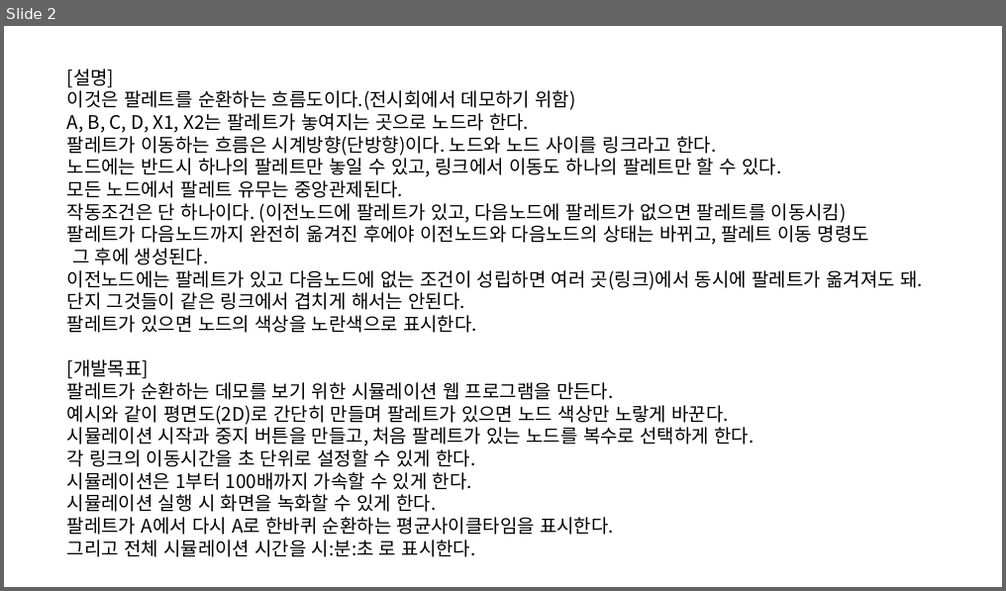
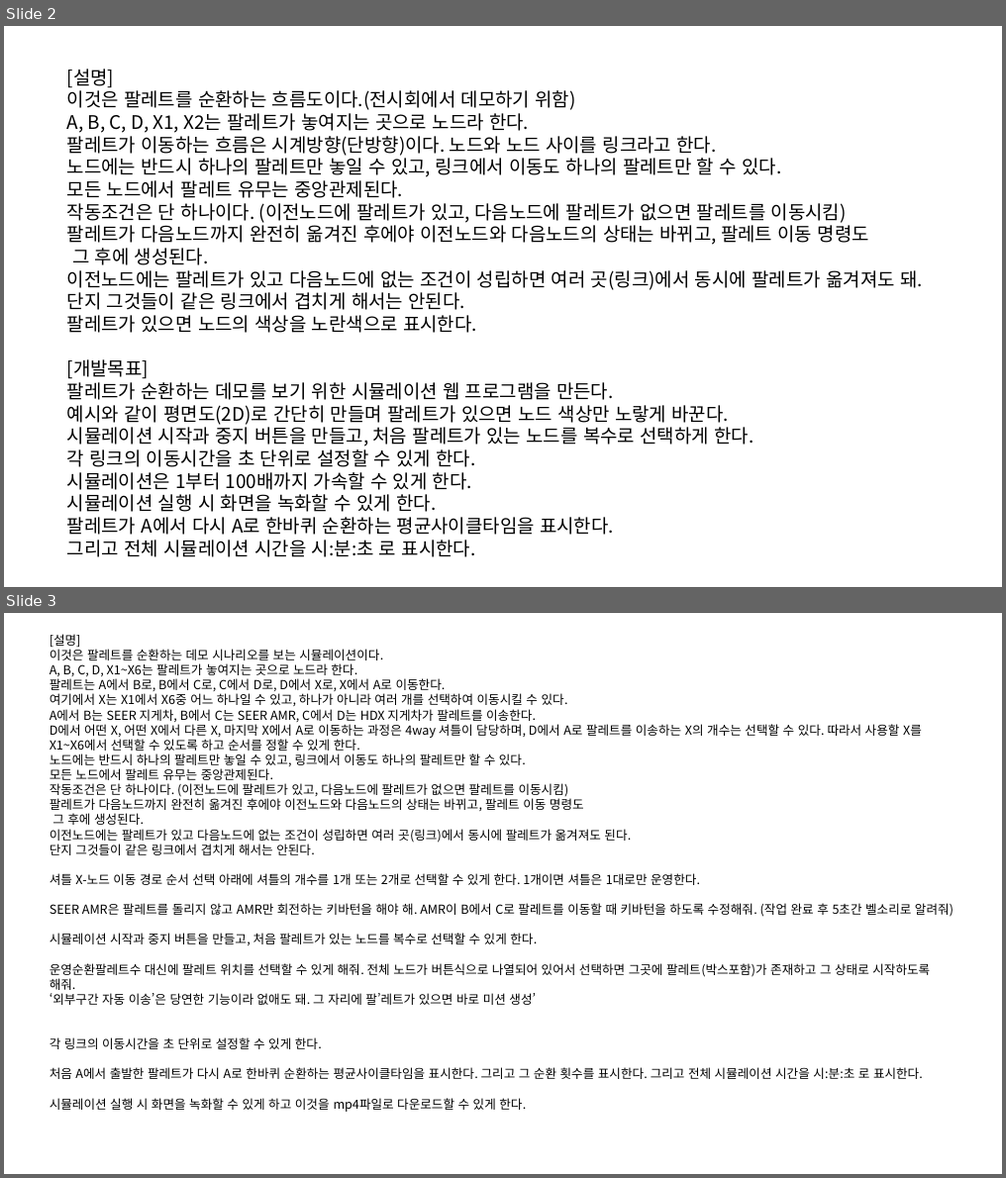
Before and after one commit to patrickmoon75/AI-Expo-Demo, a slide deck: 개발계획.pptx. Shown one above the other, each under a label of ours: slide 2 before the commit, slides 2 and 3 after it. The pictures are 1006x591 and 1006x1178 pixels, drawn with LibreOffice and Linux fonts; fonts in the diff are those of the drawing. Boxes give left, top, right and bottom in pixels: in the first picture for what was removed or moved away, otherwise in the second. Text is boxed around its words. In the diff, an @@ line names an element or a change of style, - is before the commit and + after.

```diff
--- a/개발계획.pptx
+++ b/개발계획.pptx
@@ slide 3 added at (x1=4, y1=613, x2=1002, y2=1174), background #FFFFFF @@
@@ text added at (x1=50, y1=634, x2=953, y2=1112), 12 pt, text #000000 @@
+[설명]
+이것은 팔레트를 순환하는 데모 시나리오를 보는 시뮬레이션이다.
+A, B, C, D, X1~X6는 팔레트가 놓여지는 곳으로 노드라 한다.
+팔레트는 A에서 B로, B에서 C로, C에서 D로, D에서 X로, X에서 A로 이동한다.
+여기에서 X는 X1에서 X6중 어느 하나일 수 있고, 하나가 아니라 여러 개를 선택하여 이동시킬 수 있다.
+A에서 B는 SEER 지게차, B에서 C는 SEER AMR, C에서 D는 HDX 지게차가 팔레트를 이송한다.
+D에서 어떤 X, 어떤 X에서 다른 X, 마지막 X에서 A로 이동하는 과정은 4way 셔틀이 담당하며, D에서 A로 팔레트를 이송하는 X의 개수는 선택할 수 있다. 따라서 사용할 X를 X1~X6에서 선택할 수 있도록 하고 순서를 정할 수 있게 한다.
+노드에는 반드시 하나의 팔레트만 놓일 수 있고, 링크에서 이동도 하나의 팔레트만 할 수 있다.
+모든 노드에서 팔레트 유무는 중앙관제된다.
+작동조건은 단 하나이다. (이전노드에 팔레트가 있고, 다음노드에 팔레트가 없으면 팔레트를 이동시킴)
+팔레트가 다음노드까지 완전히 옮겨진 후에야 이전노드와 다음노드의 상태는 바뀌고, 팔레트 이동 명령도
+그 후에 생성된다.
+이전노드에는 팔레트가 있고 다음노드에 없는 조건이 성립하면 여러 곳(링크)에서 동시에 팔레트가 옮겨져도 된다.
+단지 그것들이 같은 링크에서 겹치게 해서는 안된다.
+셔틀 X-노드 이동 경로 순서 선택 아래에 셔틀의 개수를 1개 또는 2개로 선택할 수 있게 한다. 1개이면 셔틀은 1대로만 운영한다.
+SEER AMR은 팔레트를 돌리지 않고 AMR만 회전하는 키바턴을 해야 해. AMR이 B에서 C로 팔레트를 이동할 때 키바턴을 하도록 수정해줘. (작업 완료 후 5초간 벨소리로 알려줘)
+시뮬레이션 시작과 중지 버튼을 만들고, 처음 팔레트가 있는 노드를 복수로 선택할 수 있게 한다.
+운영순환팔레트수 대신에 팔레트 위치를 선택할 수 있게 해줘. 전체 노드가 버튼식으로 나열되어 있어서 선택하면 그곳에 팔레트(박스포함)가 존재하고 그 상태로 시작하도록 해줘.
+‘외부구간 자동 이송’은 당연한 기능이라 없애도 돼. 그 자리에 팔’레트가 있으면 바로 미션 생성’
+각 링크의 이동시간을 초 단위로 설정할 수 있게 한다.
+처음 A에서 출발한 팔레트가 다시 A로 한바퀴 순환하는 평균사이클타임을 표시한다. 그리고 그 순환 횟수를 표시한다. 그리고 전체 시뮬레이션 시간을 시:분:초 로 표시한다.
+시뮬레이션 실행 시 화면을 녹화할 수 있게 하고 이것을 mp4파일로 다운로드할 수 있게 한다.
```
Also in this commit, not shown: 17 other files.
